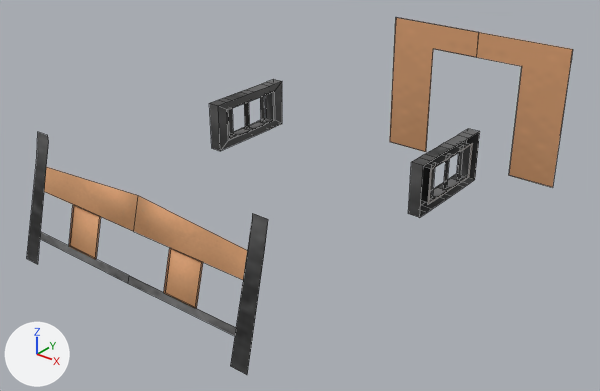
An edit to the FBX model Assets/Models/Fana Cruiser/V4/FuckDaFog.fbx, drawn before and after from the same camera.
Rendered twice from a camera (50 mm lens) standing at (7.95, -9.86, 8.95) and looking at (-0.19, 0.3, 2.64). Arrows for +X, +Y and +Z are at lower left; the lights stay in place. The first picture is the older version. Mesh edges are drawn as thin lines. Where no turn or scale is listed for an object, it has been applied to the vertices.

The first picture shows 'FuckDaFog'.
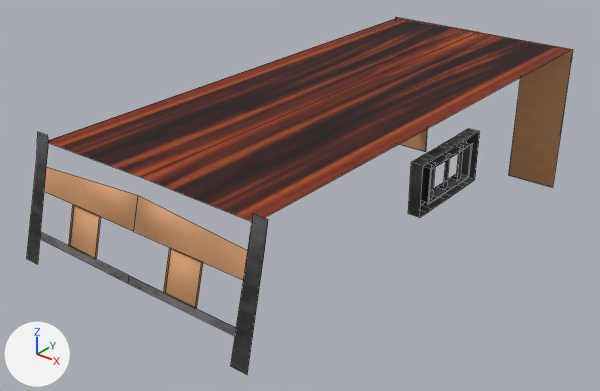
Location of each change, [x1, y1, x2, y2] in pixels of the pictures (600 x 391 px):
'InteriorBox.001', added (brown): after [47, 18, 570, 221]

What the commit changed:
Picture 'FanaInterior.png' (img_fanainterior_png) is new.
Material 'InteriorCruiser' (mat_interiorcruiser) is new.
Its texture is img_fanainterior_png.
Its roughness is 1.0.
Mesh me_cube_035 is new.
It has 6 vertices, 2 faces and spans x -2.0..2.0, y -4.64..4.6, z 1.59.
It uses material mat_interiorcruiser (picture img_fanainterior_png).
Object 'InteriorBox.001' (ob_interiorbox_001) is new; it shows me_cube_035.
Its location is (0.2, 1.12, 2.86).
